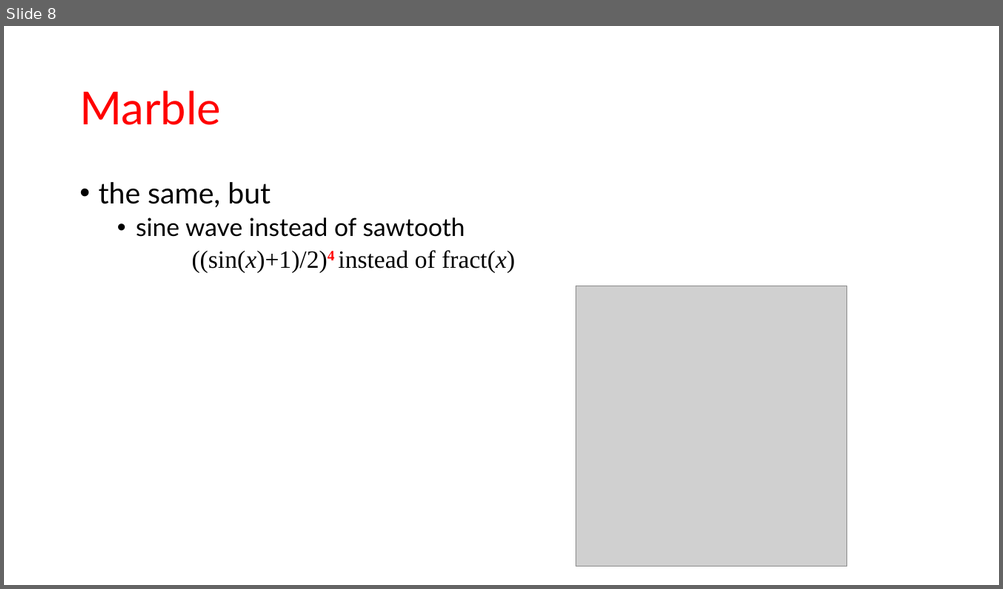
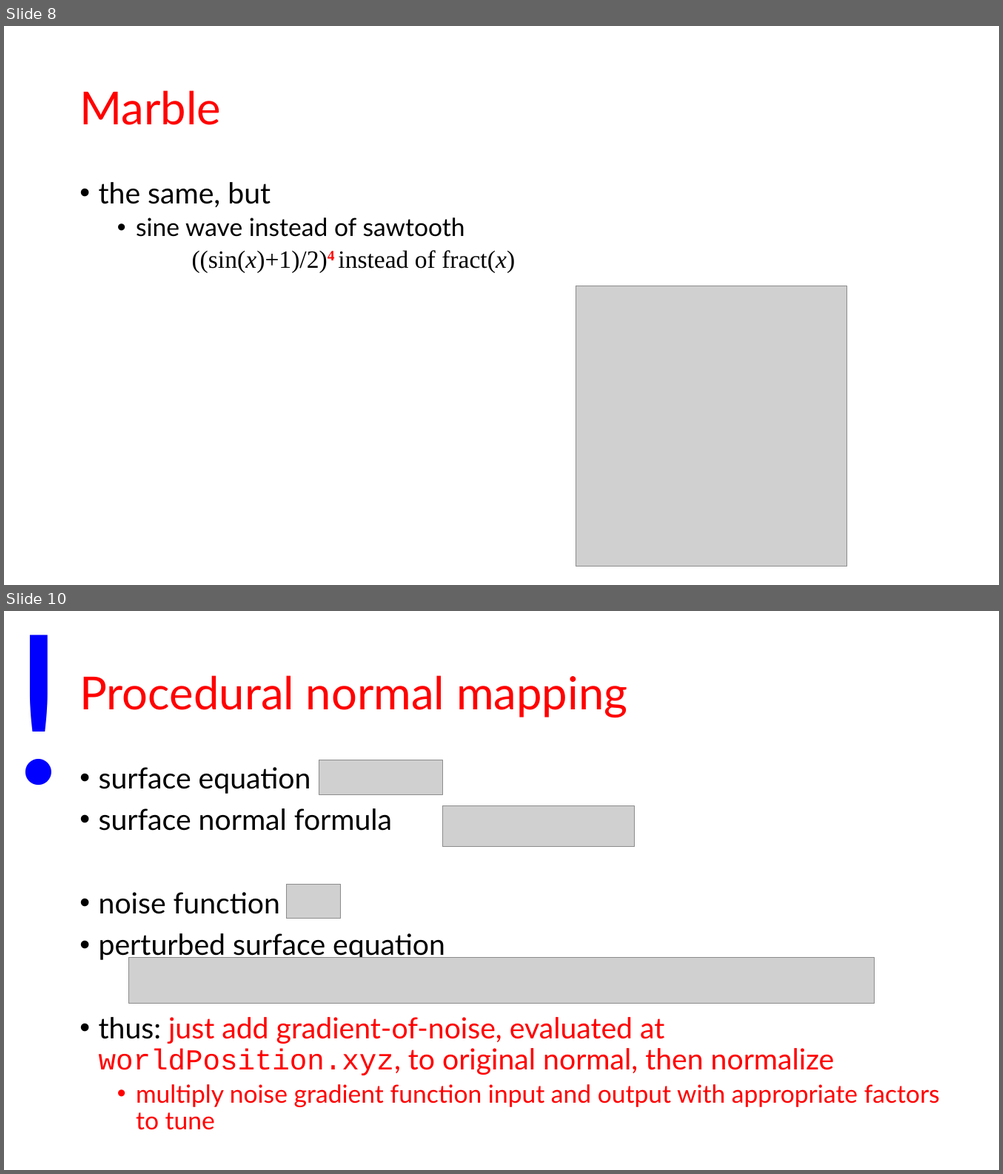
Before and after one commit to szecsi/kogfactory, a slide deck: projects/kog.040.040-transformation-effects/aitcg340 - Procedural Solid Texturing.pptx. Shown one above the other, each under a label of ours: slide 8 before the commit, slides 8 and 10 after it; the slides between them are not shown. The pictures are 1003x589 and 1003x1174 pixels, drawn with LibreOffice and Linux fonts; fonts in the diff are those of the drawing; grey boxes stand for pictures. Boxes give left, top, right and bottom in pixels: in the first picture for what was removed or moved away, otherwise in the second. Text is boxed around its words. In the diff, an @@ line names an element or a change of style, - is before the commit and + after.

Commit message:
PST slide change

```diff
--- a/projects/kog.040.040-transformation-effects/aitcg340 - Procedural Solid Texturing.pptx
+++ b/projects/kog.040.040-transformation-effects/aitcg340 - Procedural Solid Texturing.pptx
@@ slide 10 added at (x1=4, y1=611, x2=999, y2=1170), background #FFFFFF @@
@@ text added at (x1=4, y1=611, x2=46, y2=832), 200 pt, text #0000FF @@
+!
@@ title added at (x1=79, y1=675, x2=627, y2=718), 44 pt, text #FF0000 @@
+Procedural normal mapping
@@ picture added at (x1=318, y1=760, x2=443, y2=795) @@
@@ text added at (x1=99, y1=767, x2=939, y2=1108), 28 pt, text #FF0000 @@
+• surface equation
+• surface normal formula
+• noise function
+• perturbed surface equation
+• thus: just add gradient-of-noise, evaluated at worldPosition.xyz, to original normal, then normalize
+  • multiply noise gradient function input and output with appropriate factors to tune
@@ picture added at (x1=443, y1=806, x2=634, y2=847) @@
@@ picture added at (x1=286, y1=885, x2=341, y2=919) @@
@@ picture added at (x1=128, y1=958, x2=874, y2=1003) @@
```
Also in this commit, not shown: 2 other slides added.
